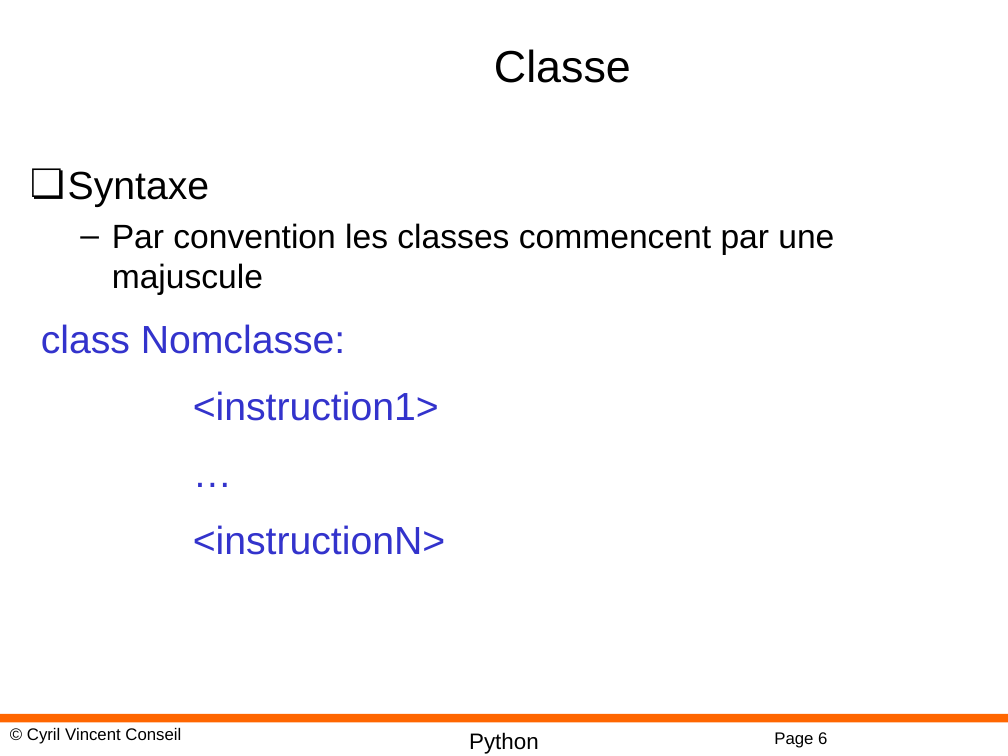
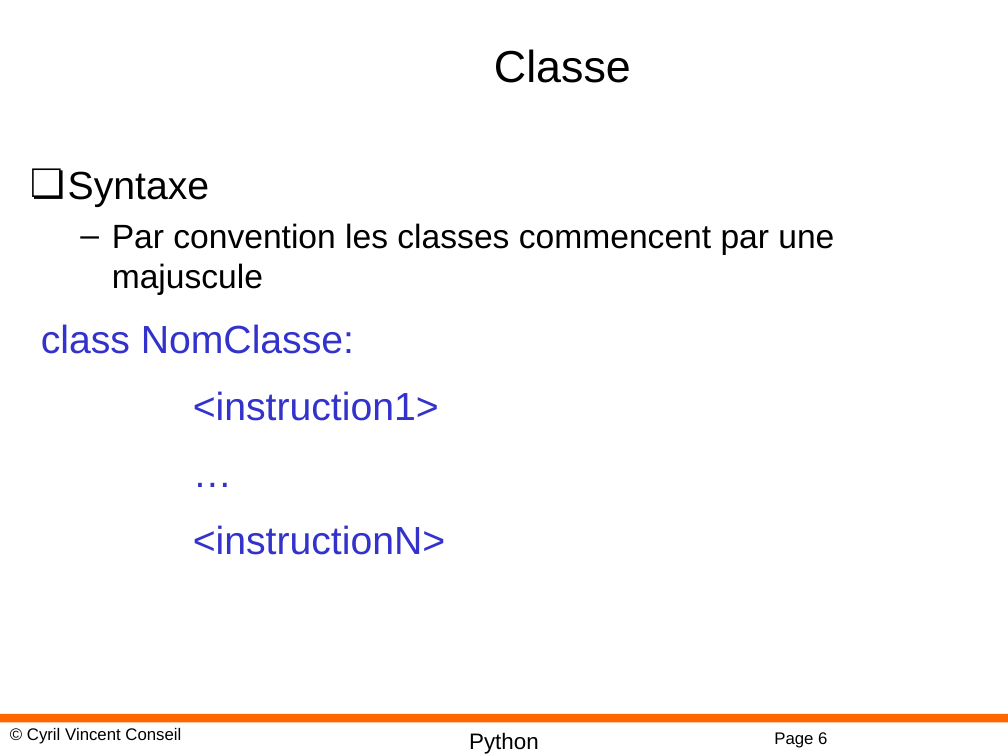
Before and after one commit to cyrilvincent/python-advanced, a slide deck: slide 6 of PPT/Python08-OO.pptx. Drawn at 1008x756 pixels with LibreOffice and Linux fonts; fonts in the diff are those of the drawing; background and template pictures are left out. Boxes give left, top, right and bottom in pixels: in the first picture for what was removed or moved away, otherwise in the second. Text is boxed around its words. In the diff, an @@ line names an element or a change of style, - is before the commit and + after.

```diff
--- a/PPT/Python08-OO.pptx
+++ b/PPT/Python08-OO.pptx
@@ text at (x1=41, y1=324, x2=354, y2=354): text changed @@
-class Nomclasse:
+class NomClasse:
```
Also in this commit, not shown: 1 other slide changed, 3 other files.
